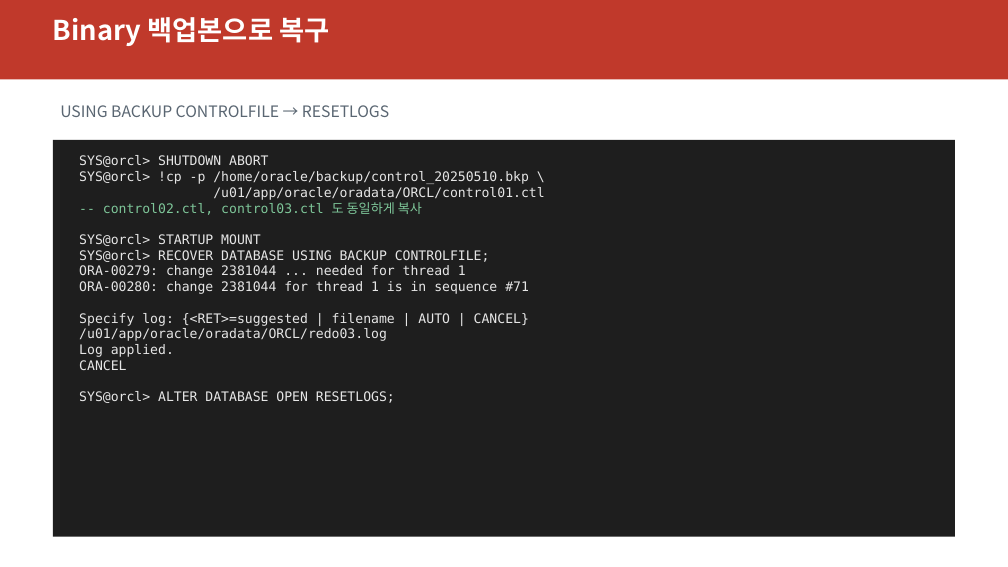
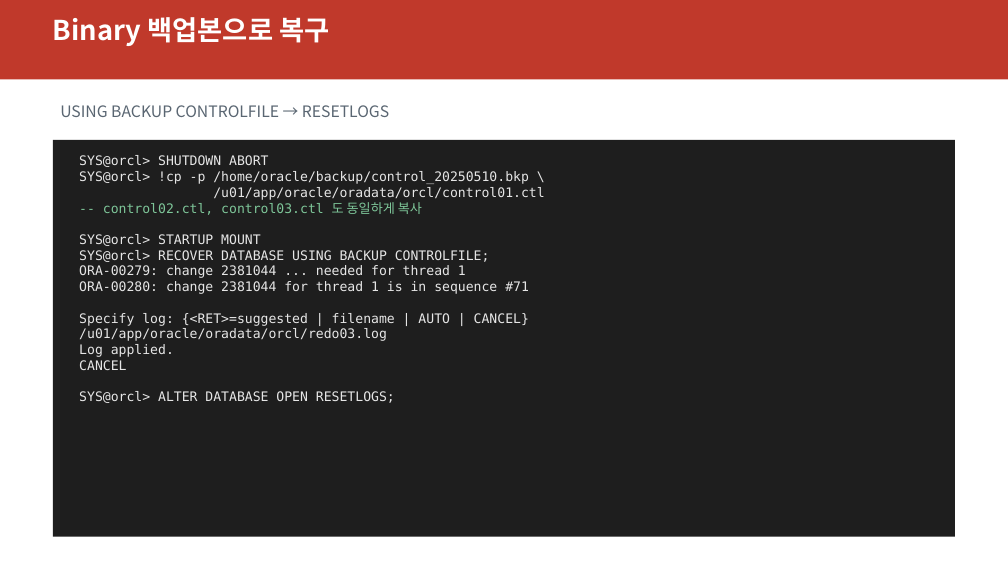
Before and after one commit to elpisk/OracleManual, a slide deck: slide 19 of BACKUP&RECOVERY/06장/06장_NOARCHIVELOG_복구_컨트롤파일_장애.pptx. Drawn at 1008x567 pixels with LibreOffice and Linux fonts; fonts in the diff are those of the drawing. Boxes give left, top, right and bottom in pixels: in the first picture for what was removed or moved away, otherwise in the second. Text is boxed around its words. In the diff, an @@ line names an element or a change of style, - is before the commit and + after.

```diff
--- a/BACKUP&RECOVERY/06장/06장_NOARCHIVELOG_복구_컨트롤파일_장애.pptx
+++ b/BACKUP&RECOVERY/06장/06장_NOARCHIVELOG_복구_컨트롤파일_장애.pptx
@@ text at (x1=213, y1=187, x2=544, y2=200): text changed @@
-/u01/app/oracle/oradata/ORCL/control01.ctl
+/u01/app/oracle/oradata/orcl/control01.ctl
@@ text at (x1=79, y1=328, x2=387, y2=341): text changed @@
-/u01/app/oracle/oradata/ORCL/redo03.log
+/u01/app/oracle/oradata/orcl/redo03.log
```
Also in this commit, not shown: 6 other slides changed, 55 other files.
